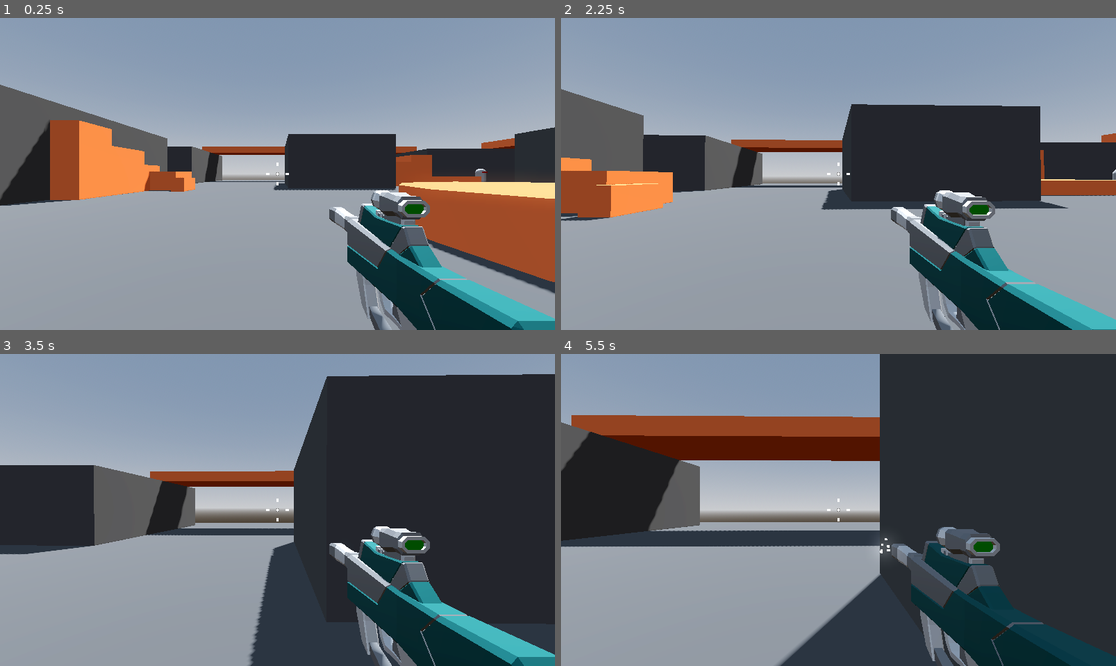
Above: before the commit, frames 1-4 (two rows, left to right).
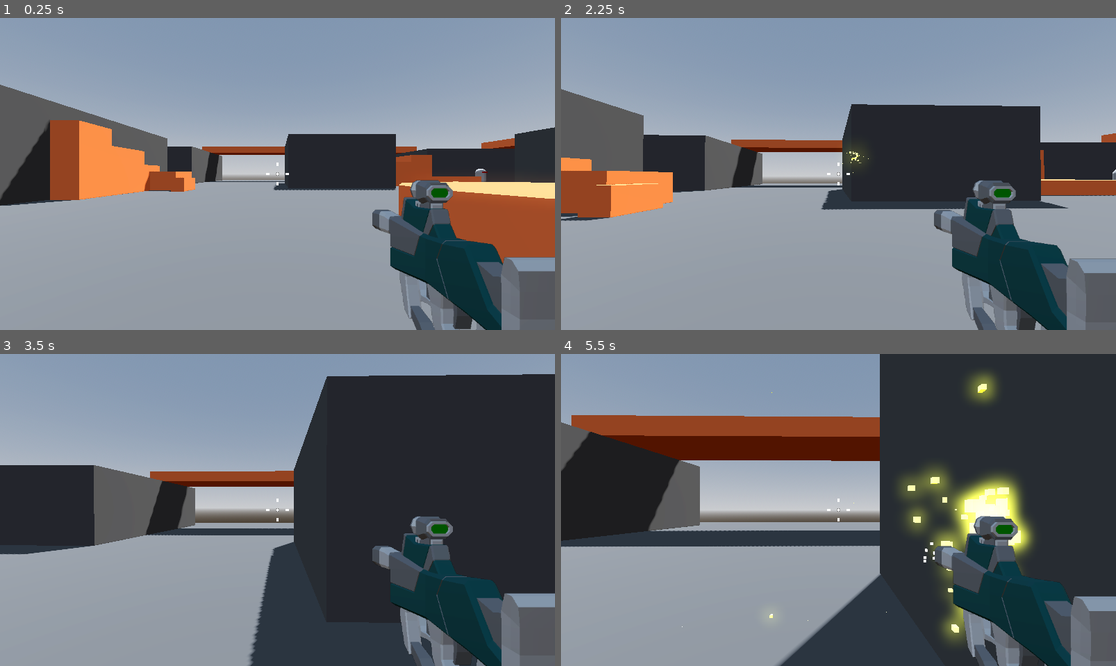
Above: after the commit, the same moments.

Repository: ericvennemeyer/RoboRampage
Game: Godot game, scene res://Levels/sandbox.tscn
Two runs of this game, one before a commit and one after it. Both use one fixed random seed, a clock stepped at 60 frames per second and the inputs below.
Inputs (mouse positions are in pixels of both pictures, inside the frame that each line leads up to):
- Up to frame 1 (0.25 s): no input
- Up to frame 2 (2.25 s): tap Enter at 0.5 s; move the mouse to (866, 174) at 0.52 s; press the mouse at (866, 174) at 0.53 s; hold W (move_forward) from 0.53 s (still down); tap Space (jump) at 0.77, 1.52 s; move the mouse to (810, 174) at 1.27 s; release the mouse at (810, 174) at 1.28 s; click (810, 174) at 1.35 s; move the mouse to (849, 167) at 2.02 s; press the mouse at (849, 167) at 2.03 s
- Up to frame 3 (3.5 s): keep holding W (move_forward); move the mouse to (271, 516) at 2.77 s; release the mouse at (271, 516) at 2.78 s; click (271, 516) at 2.85 s; tap Space (jump) at 3.02 s
- Up to frame 4 (5.5 s): keep holding W (move_forward); move the mouse to (877, 513) at 3.52 s; press the mouse at (877, 513) at 3.53 s; tap Space (jump) at 3.77, 4.52 s; move the mouse to (794, 506) at 4.27 s; release the mouse at (794, 506) at 4.28 s; click (794, 506) at 4.35 s; move the mouse to (844, 510) at 5.02 s; press the mouse at (844, 510) at 5.03 s

The runs differ from the first frame. In frame 1, 11% of the frame differs, in the area x 59-100%, y 51-100%; in frame 2, 11%; in frame 3, 11%; in frame 4, 13%, in the area x 21-100%, y 6-100%.

Commit message:
4.16 -- Instantiating Particles, 4.17 -- The SubViewport

Diff:
--- a/Levels/sandbox.tscn
+++ b/Levels/sandbox.tscn
@@ -1,8 +1,7 @@
-[gd_scene load_steps=10 format=3 uid="uid://d1ao36myh77qq"]
+[gd_scene load_steps=9 format=3 uid="uid://d1ao36myh77qq"]
 
 [ext_resource type="PackedScene" uid="uid://f22au7be1on2" path="res://Player/player.tscn" id="1_7t7j1"]
 [ext_resource type="Material" uid="uid://b52ebr2rphali" path="res://Levels/Materials/GrayMaterial.tres" id="1_fmlkh"]
-[ext_resource type="Script" uid="uid://ocrdiea6xgou" path="res://Levels/crosshair.gd" id="2_fukds"]
 [ext_resource type="Material" uid="uid://pfrsgew3jh87" path="res://Levels/Materials/OrangeMaterial.tres" id="4_um60u"]
 [ext_resource type="PackedScene" uid="uid://dultsxxakxmre" path="res://Enemy/enemy.tscn" id="5_um60u"]
 
@@ -35,17 +34,6 @@
 [node name="Player" parent="." instance=ExtResource("1_7t7j1")]
 transform = Transform3D(1, 0, 0, 0, 1, 0, 0, 0, 1, -7, 1, 15)
 
-[node name="CenterContainer" type="CenterContainer" parent="."]
-anchors_preset = 15
-anchor_right = 1.0
-anchor_bottom = 1.0
-grow_horizontal = 2
-grow_vertical = 2
-
-[node name="Crosshair" type="Control" parent="CenterContainer"]
-layout_mode = 2
-script = ExtResource("2_fukds")
-
 [node name="NavigationRegion3D" type="NavigationRegion3D" parent="."]
 navigation_mesh = SubResource("NavigationMesh_fmlkh")
 
--- a/Player/player.tscn
+++ b/Player/player.tscn
@@ -1,8 +1,9 @@
-[gd_scene load_steps=6 format=3 uid="uid://f22au7be1on2"]
+[gd_scene load_steps=7 format=3 uid="uid://f22au7be1on2"]
 
 [ext_resource type="Script" uid="uid://f4qga21ey647" path="res://Player/player.gd" id="1_l8h54"]
 [ext_resource type="Script" uid="uid://6obxm53fjk5r" path="res://Player/smooth_camera.gd" id="2_4ntmi"]
 [ext_resource type="PackedScene" uid="uid://b6pdatn6a250g" path="res://Weapons/SMG.tscn" id="3_btcbx"]
+[ext_resource type="Script" uid="uid://ocrdiea6xgou" path="res://Levels/crosshair.gd" id="4_gwnis"]
 
 [sub_resource type="CapsuleMesh" id="CapsuleMesh_l3kh5"]
 
@@ -23,6 +24,40 @@
 [node name="SmoothCamera" type="Camera3D" parent="CameraPivot"]
 transform = Transform3D(1, 0, 0, 0, 1, 0, 0, 0, 1, 0, 0.3, 0)
 top_level = true
+cull_mask = 1048573
 script = ExtResource("2_4ntmi")
 
 [node name="SMG" parent="CameraPivot/SmoothCamera" instance=ExtResource("3_btcbx")]
+
+[node name="RemoteTransform3D" type="RemoteTransform3D" parent="CameraPivot/SmoothCamera"]
+remote_path = NodePath("../../../SubViewportContainer/SubViewport/WeaponCamera")
+
+[node name="SubViewportContainer" type="SubViewportContainer" parent="."]
+anchors_preset = 15
+anchor_right = 1.0
+anchor_bottom = 1.0
+grow_horizontal = 2
+grow_vertical = 2
+stretch = true
+
+[node name="SubViewport" type="SubViewport" parent="SubViewportContainer"]
+transparent_bg = true
+handle_input_locally = false
+size = Vector2i(1152, 648)
+render_target_update_mode = 4
+
+[node name="WeaponCamera" type="Camera3D" parent="SubViewportContainer/SubViewport"]
+transform = Transform3D(1, 0, 0, 0, 1, 0, 0, 0, 1, 0, 0.3, 0)
+cull_mask = 2
+fov = 40.0
+
+[node name="CenterContainer" type="CenterContainer" parent="."]
+anchors_preset = 15
+anchor_right = 1.0
+anchor_bottom = 1.0
+grow_horizontal = 2
+grow_vertical = 2
+
+[node name="Crosshair" type="Control" parent="CenterContainer"]
+layout_mode = 2
+script = ExtResource("4_gwnis")
--- a/Weapons/SMG.tscn
+++ b/Weapons/SMG.tscn
@@ -1,6 +1,7 @@
-[gd_scene load_steps=8 format=3 uid="uid://b6pdatn6a250g"]
+[gd_scene load_steps=9 format=3 uid="uid://b6pdatn6a250g"]
 
 [ext_resource type="PackedScene" uid="uid://d3oak00wy2yyd" path="res://Weapons/hitscan_weapon.tscn" id="1_hrtej"]
+[ext_resource type="PackedScene" uid="uid://dltxcn1vu1183" path="res://Weapons/sparks.tscn" id="2_i2xpi"]
 [ext_resource type="PackedScene" uid="uid://bu6slsk6uyfc5" path="res://Weapons/SMG.glb" id="2_ops1r"]
 
 [sub_resource type="StandardMaterial3D" id="StandardMaterial3D_ops1r"]
@@ -29,12 +30,41 @@
 [node name="SMG" node_paths=PackedStringArray("weapon_mesh", "muzzle_flash") instance=ExtResource("1_hrtej")]
 weapon_mesh = NodePath("SMG")
 muzzle_flash = NodePath("MuzzleFlash")
+sparks = ExtResource("2_i2xpi")
 
 [node name="SMG" parent="." index="1" instance=ExtResource("2_ops1r")]
-transform = Transform3D(1, 0, 0, 0, 1, 0, 0, 0, 1, 0.521, -0.4, -0.724)
+transform = Transform3D(1, 0, 0, 0, 1, 0, 0, 0, 1, 0.7, -0.35, -1.8)
+
+[node name="Suppressors_003" parent="SMG" index="0"]
+layers = 2
+
+[node name="Part_024" parent="SMG" index="1"]
+layers = 2
+
+[node name="Rail_009" parent="SMG" index="2"]
+layers = 2
+
+[node name="Grip_017" parent="SMG" index="3"]
+layers = 2
+
+[node name="Charger_011" parent="SMG" index="4"]
+layers = 2
+
+[node name="Scope_016" parent="SMG" index="5"]
+layers = 2
+
+[node name="Part_029" parent="SMG" index="6"]
+layers = 2
+
+[node name="Part_030" parent="SMG" index="7"]
+layers = 2
+
+[node name="Gun butt_012" parent="SMG" index="8"]
+layers = 2
 
 [node name="MuzzleFlash" type="GPUParticles3D" parent="." index="3"]
-transform = Transform3D(1, 0, 0, 0, 1, 0, 0, 0, 1, 0.5, -0.36, -1.8)
+transform = Transform3D(1, 0, 0, 0, 1, 0, 0, 0, 1, 0.699522, -0.300441, -2.89291)
+layers = 2
 material_override = SubResource("StandardMaterial3D_ops1r")
 cast_shadow = 0
 emitting = false
@@ -45,3 +75,5 @@
 local_coords = true
 process_material = SubResource("ParticleProcessMaterial_ops1r")
 draw_pass_1 = SubResource("BoxMesh_i2xpi")
+
+[editable path="SMG"]
--- a/Weapons/hitscan_weapon.gd
+++ b/Weapons/hitscan_weapon.gd
@@ -6,6 +6,7 @@
 @export var weapon_mesh: Node3D
 @export var weapon_damage: int = 15
 @export var muzzle_flash: GPUParticles3D
+@export var sparks: PackedScene
 
 @onready var cooldown_timer: Timer = $CooldownTimer
 @onready var ray_cast_3d: RayCast3D = $RayCast3D
@@ -31,3 +32,6 @@
 	printt("Weapon Fired!", collider)
 	if collider is Enemy:
 		collider.hitpoints -= weapon_damage
+	var spark = sparks.instantiate()
+	add_child(spark)
+	spark.global_position = ray_cast_3d.get_collision_point()
--- a/Weapons/sparks.tscn
+++ b/Weapons/sparks.tscn
@@ -1,12 +1,92 @@
-[gd_scene load_steps=3 format=3 uid="uid://dltxcn1vu1183"]
+[gd_scene load_steps=9 format=3 uid="uid://dltxcn1vu1183"]
 
 [sub_resource type="StandardMaterial3D" id="StandardMaterial3D_ph6ed"]
 emission_enabled = true
 emission = Color(0.966667, 1, 0, 1)
 emission_energy_multiplier = 3.0
 
+[sub_resource type="Curve" id="Curve_ph6ed"]
+_data = [Vector2(0.0293255, 1), 0.0, -2.42203, 0, 0, Vector2(1, 0.0164933), -0.0548093, 0.0, 0, 0]
+point_count = 2
+
+[sub_resource type="CurveTexture" id="CurveTexture_qm5by"]
+curve = SubResource("Curve_ph6ed")
+
+[sub_resource type="ParticleProcessMaterial" id="ParticleProcessMaterial_6h8hx"]
+spread = 180.0
+initial_velocity_min = 1.0
+initial_velocity_max = 5.0
+scale_min = 0.5
+scale_curve = SubResource("CurveTexture_qm5by")
+
 [sub_resource type="BoxMesh" id="BoxMesh_ph6ed"]
+size = Vector3(0.1, 0.1, 0.1)
+
+[sub_resource type="Animation" id="Animation_ph6ed"]
+resource_name = "Spark"
+step = 0.1
+tracks/0/type = "value"
+tracks/0/imported = false
+tracks/0/enabled = true
+tracks/0/path = NodePath(".:emitting")
+tracks/0/interp = 1
+tracks/0/loop_wrap = true
+tracks/0/keys = {
+"times": PackedFloat32Array(0),
+"transitions": PackedFloat32Array(1),
+"update": 1,
+"values": [true]
+}
+tracks/1/type = "method"
+tracks/1/imported = false
+tracks/1/enabled = true
+tracks/1/path = NodePath(".")
+tracks/1/interp = 1
+tracks/1/loop_wrap = true
+tracks/1/keys = {
+"times": PackedFloat32Array(1),
+"transitions": PackedFloat32Array(1),
+"values": [{
+"args": [],
+"method": &"queue_free"
+}]
+}
+
+[sub_resource type="Animation" id="Animation_qm5by"]
+length = 0.001
+tracks/0/type = "value"
+tracks/0/imported = false
+tracks/0/enabled = true
+tracks/0/path = NodePath(".:emitting")
+tracks/0/interp = 1
+tracks/0/loop_wrap = true
+tracks/0/keys = {
+"times": PackedFloat32Array(0),
+"transitions": PackedFloat32Array(1),
+"update": 1,
+"values": [false]
+}
+
+[sub_resource type="AnimationLibrary" id="AnimationLibrary_qm5by"]
+_data = {
+&"RESET": SubResource("Animation_qm5by"),
+&"Spark": SubResource("Animation_ph6ed")
+}
 
 [node name="Sparks" type="GPUParticles3D"]
+top_level = true
 material_override = SubResource("StandardMaterial3D_ph6ed")
+cast_shadow = 0
+emitting = false
+amount = 20
+lifetime = 0.5
+one_shot = true
+explosiveness = 1.0
+process_material = SubResource("ParticleProcessMaterial_6h8hx")
 draw_pass_1 = SubResource("BoxMesh_ph6ed")
+
+[node name="AnimationPlayer" type="AnimationPlayer" parent="."]
+libraries = {
+&"": SubResource("AnimationLibrary_qm5by")
+}
+autoplay = "Spark"
